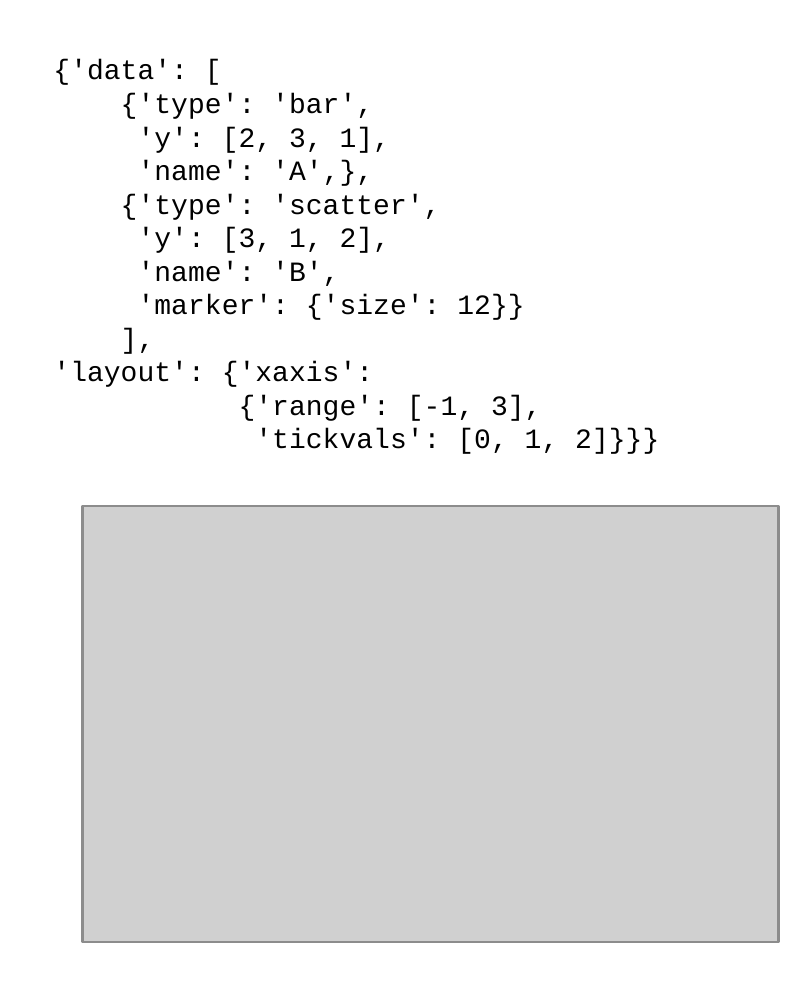
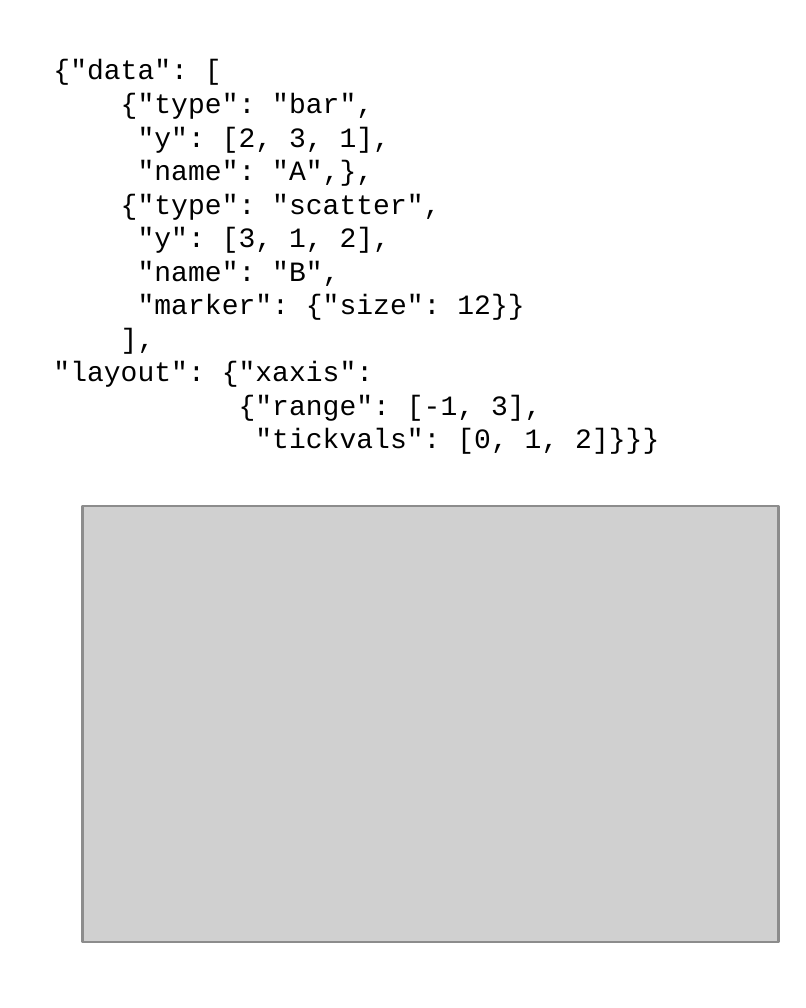
Before and after one commit to scipy-conference/scipy_proceedings, a slide deck: slide 1 of papers/jon_mease/powerpoint/data_model_example.pptx. Drawn at 806x1008 pixels with LibreOffice and Linux fonts; fonts in the diff are those of the drawing; grey boxes stand for pictures. Boxes give left, top, right and bottom in pixels: in the first picture for what was removed or moved away, otherwise in the second. Text is boxed around its words. In the diff, an @@ line names an element or a change of style, - is before the commit and + after.

```diff
--- a/papers/jon_mease/powerpoint/data_model_example.pptx
+++ b/papers/jon_mease/powerpoint/data_model_example.pptx
@@ text at box(53, 60, 659, 454): text changed @@
-{'data': [
-{'type': 'bar',
-'y': [2, 3, 1],
-'name': 'A',},
-{'type': 'scatter',
-'y': [3, 1, 2],
-'name': 'B',
-'marker': {'size': 12}}
-],
-'layout': {'xaxis':
-{'range': [-1, 3],
-'tickvals': [0, 1, 2]}}}
+{"data": [
+{"type": "bar",
+"y": [2, 3, 1],
+"name": "A",},
+{"type": "scatter",
+"y": [3, 1, 2],
+"name": "B",
+"marker": {"size": 12}}
+],
+"layout": {"xaxis":
+{"range": [-1, 3],
+"tickvals": [0, 1, 2]}}}
```
Also in this commit, not shown: 9 other files.
